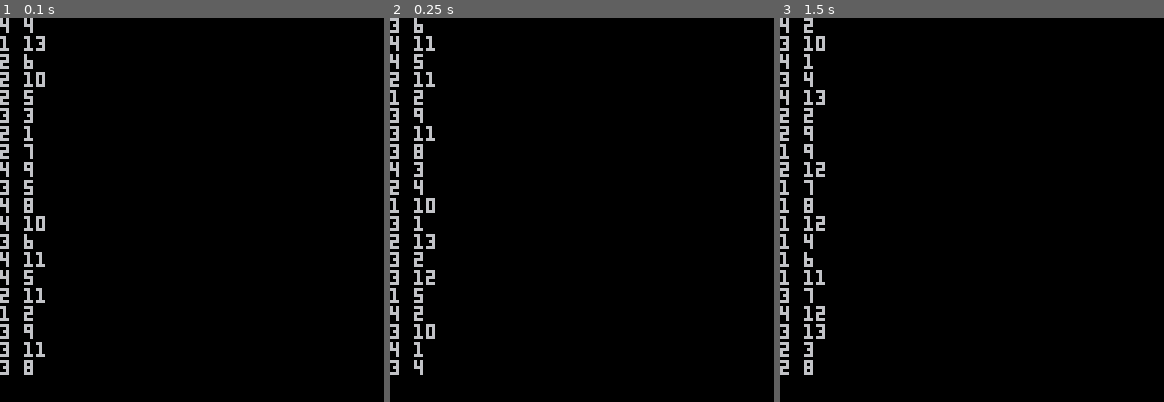
Above: before the commit, frames 1-3 (left to right).
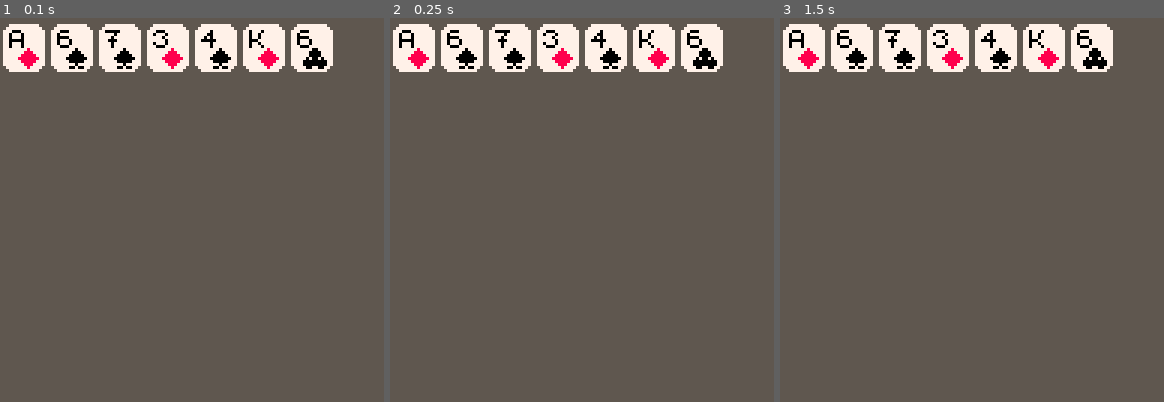
Above: after the commit, the same moments.

Repository: ReidLarson/Klondike
Game: PICO-8 cartridge klondike.p8
Two runs of this game, one before a commit and one after it. Both use one fixed random seed, a clock stepped at 60 frames per second and the inputs below.
Inputs:
- Up to frame 1 (0.1 s): no input
- Up to frame 2 (0.25 s): no input
- Up to frame 3 (1.5 s): no input

The runs differ from the first frame. In frame 1, 99% of the frame differs, in the area x 0-100%, y 0-100%; in frame 2, 99%; in frame 3, 99%.

Commit message:
Card sprites and rendering initial implementation

Diff:
--- a/klondike.p8
+++ b/klondike.p8
@@ -6,16 +6,20 @@
 function _init()
 	createdeck()
 	shuffle()
-	for card in all(deck) do
-	 print(card.suit.." "..card.rank)
-	end
 end
 
 function _update()
 end
 
 function _draw()
-
+ cls()
+ rectfill(0,0,128,128,5)
+ for i=1,7 do
+  local isfaceup = flr(rnd(2)) > 0
+  --deck[i].isfaceup = isfaceup
+  deck[i].isfaceup = true
+  rendercard(deck[i],(i-1)*16,2)
+ end
 end
 
 --createcard
@@ -51,9 +55,57 @@
  deck = shuffled
 end
 
+function rendercard(card,x,y)
+	palt(0,false)
+	palt(15,true)
+	if card.isfaceup then
+	 --card back
+	 spr(14,x,y)
+	 spr(15,x+8,y)
+	 spr(30,x,y+8)
+	 spr(31,x+8,y+8)
+
+	 spr(card.suit+20,x+5,y+8)
+	 spr(card.rank,x+1,y+1)
+	else
+	 spr(46,x,y)
+	 spr(47,x+8,y)
+	 spr(62,x,y+8)
+	 spr(63,x+8,y+8)
+	end
+
+ palt()
+end
 
 
 
 
 
 
+…(27 lines of a section not shown)…
Not shown, changed: 32 lines of the sprite sheet (__gfx__) section of klondike.p8
